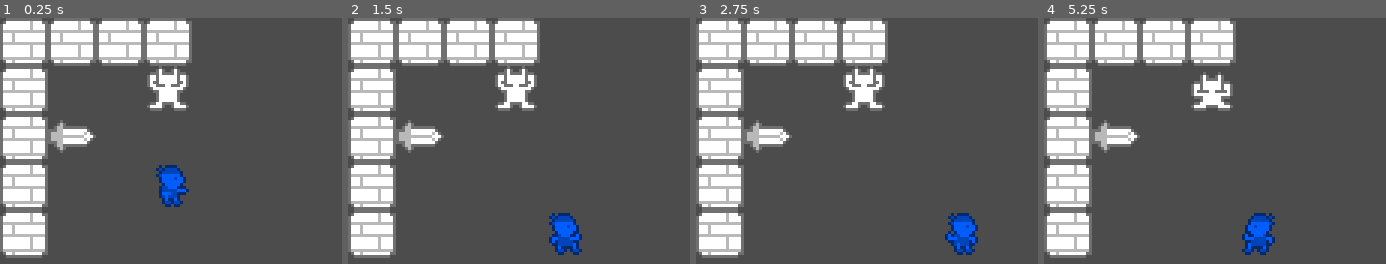
Above: before the commit, frames 1-4 (left to right).
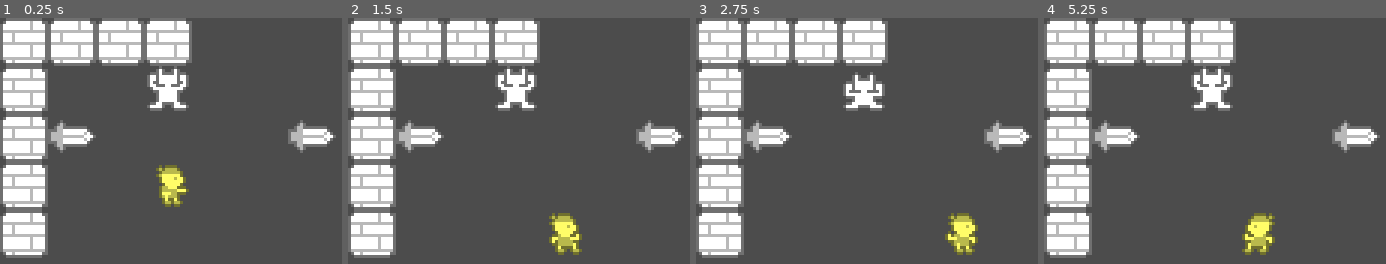
Above: after the commit, the same moments.

Repository: JUB-Yoush/yudum-1
Game: Godot game, scene res://src/Levels/Lvl0.tscn
Same seed, same stepped clock (60 frames per second), same inputs: the game is played once before the commit and once after it.
Inputs:
- Up to frame 1 (0.25 s): no input
- Up to frame 2 (1.5 s): tap Enter at 0.5 s; hold D (right) 0.53-1.28 s; hold F (grab) 0.53-1.28 s; tap Space at 1.25 s; hold S (down) from 1.28 s (still down); tap F (grab) at 1.35 s
- Up to frame 3 (2.75 s): tap Enter at 2 s; release S (down) at 2.03 s; hold D (right) from 2.03 s (still down); hold F (grab) from 2.03 s (still down)
- Up to frame 4 (5.25 s): tap Space at 2.75, 4.25 s; release D (right) at 2.78 s; release F (grab) at 2.78 s; hold W (up) 2.78-3.53 s; tap F (grab) at 2.85, 4.35 s; tap Enter at 3.5 s; hold F (grab) 3.53-4.28 s; hold A (left) 3.53-5.03 s; hold S (down) from 5.03 s (still down); hold F (grab) from 5.03 s (still down)

The runs differ from the first frame. In frame 1, 2.3% of the frame differs, in the area x 45-99%, y 41-77%; in frame 2, 2.4%; in frame 3, 3.2%; in frame 4, 3.2%, in the area x 42-99%, y 19-97%.

Commit message:
better tile checking system, work on enemy pathfinding then sword interactions

Diff:
--- a/src/Levels/Lvl0.tscn
+++ b/src/Levels/Lvl0.tscn
@@ -1,9 +1,10 @@
-[gd_scene load_steps=7 format=2]
+[gd_scene load_steps=8 format=2]
 
 [ext_resource path="res://assets/tilesheet.png" type="Texture" id=1]
 [ext_resource path="res://src/actors/player/Player.tscn" type="PackedScene" id=2]
 [ext_resource path="res://src/actors/weapon/Sword.tscn" type="PackedScene" id=3]
-[ext_resource path="res://src/actors/mobs/Enemy.tscn" type="PackedScene" id=4]
+[ext_resource path="res://src/actors/mobs/Mob.tscn" type="PackedScene" id=4]
+[ext_resource path="res://src/Levels/Main.gd" type="Script" id=5]
 
 [sub_resource type="ConvexPolygonShape2D" id=3]
 points = PoolVector2Array( 0, 0, 16, 0, 16, 16, 0, 16 )
@@ -32,6 +33,7 @@
 0/z_index = 0
 
 [node name="Main" type="Node2D"]
+script = ExtResource( 5 )
 
 [node name="Player" parent="." instance=ExtResource( 2 )]
 position = Vector2( 48, 48 )
@@ -49,3 +51,6 @@
 
 [node name="Enemy" parent="." instance=ExtResource( 4 )]
 position = Vector2( 48, 16 )
+
+[node name="Sword2" parent="." instance=ExtResource( 3 )]
+position = Vector2( 96, 32 )
--- /dev/null
+++ b/src/Levels/Main.gd
@@ -0,0 +1,22 @@
+extends Node2D
+
+onready var player = get_node("Player")
+func _ready() -> void:
+	player.connect("player_turn_ended",self,"on_player_turn_ended")
+
+
+# Called every frame. 'delta' is the elapsed time since the previous frame.
+#func _process(delta: float) -> void:
+#	pass
+
+func on_player_turn_ended():
+	print('turn end from main')
+	#loop thru every enemy
+	#have them run their action
+	#once all have run, run player.start_turn()
+
+	var mobs := get_tree().get_nodes_in_group("mobs")
+	for mob in mobs:
+		mob.act()
+	player.start_turn()
+	pass
--- a/src/actors/mobs/Enemy.gd
+++ b/src/actors/mobs/Mob.gd
@@ -19,31 +19,30 @@
 
 
 func _ready() -> void:
-	get_parent().get_node("Player").connect("player_moved",self,"on_player_moved")
+	pass
+#	get_parent().get_node("Player").connect("player_moved",self,"on_player_moved")
 
 
-func on_player_moved():
-	match _state:
-		States.WAITING:
-			recovery -= 1
-			if recovery == 0:
-				ap = max_ap
-				_state = States.ACTING
-
-		States.ACTING:
-			act()
-			ap -= 1
-			if ap == 0:
-				recovery = max_recovery
-				_state = States.WAITING
+#func on_player_moved():
+#	match _state:
+#		States.WAITING:
+#			recovery -= 1
+#			if recovery == 0:
+#				ap = max_ap
+#				_state = States.ACTING
+#
+#		States.ACTING:
+#			act()
+#			ap -= 1
+#			if ap == 0:
+#				recovery = max_recovery
+#				_state = States.WAITING
 
 
 
 func act():
 	animate()
 
-
-
 func animate():
 	frame = wrapi(frame + 1, 0, frames)
 	sprite.frame = frame
--- a/src/actors/mobs/Enemy.tscn
+++ b/src/actors/mobs/Mob.tscn
@@ -1,7 +1,7 @@
 [gd_scene load_steps=4 format=2]
 
 [ext_resource path="res://assets/tilesheet.png" type="Texture" id=1]
-[ext_resource path="res://src/actors/mobs/Enemy.gd" type="Script" id=2]
+[ext_resource path="res://src/actors/mobs/Mob.gd" type="Script" id=2]
 
 [sub_resource type="RectangleShape2D" id=1]
 extents = Vector2( 8, 8 )
--- a/src/actors/player/Player.gd
+++ b/src/actors/player/Player.gd
@@ -5,25 +5,37 @@
 onready var tween = $Tween
 
 var tile_size:int = 16
-var frame = 0
+
 var speed = 7
-var IDLE_anim = [0,1]
-var push_anim = [2,3]
-var current_anim:Array
+
+
+var item_dir:Vector2
+
+signal moved_item(dir,speed)
+signal player_turn_ended
+signal player_moved
+
+# GAME STATS ---------------------
+var max_hp:= 5
+var hp:= max_hp
+
+var max_ap:= 6
+var ap:= max_ap setget change_ap
+
 var currentItem:Area2D
-var sword_dir:Vector2
-signal moved_item(dir,speed)
-signal player_moved
 
 enum States{
 	IDLE,
 	PUSH,
-	WALKING,
-	DEAD
+	RECOVERING
 }
 var _state = States.IDLE
 
 # ANIMATIONS -----------------------------
+var frame = 0
+var IDLE_anim = [0,1]
+var push_anim = [2,3]
+var current_anim:Array
 
 var inputs:Dictionary= {"right": Vector2.RIGHT,
 				"left": Vector2.LEFT,
@@ -31,7 +43,19 @@
 				"down": Vector2.DOWN}
 
 var directions = [Vector2.RIGHT,Vector2.LEFT,Vector2.UP,Vector2.DOWN]
+
 var inputted_dir:Vector2
+
+
+func change_ap(ap_diff):
+	ap += ap_diff
+	print(ap)
+	if ap <= 0:
+		end_turn()
+	pass
+
+
+
 
 func _ready() -> void:
 	position = position.snapped(Vector2.ONE * tile_size)
@@ -48,49 +72,64 @@
 	if event.is_action_pressed("grab"):
 		match _state:
 			States.IDLE:
-				find_sword()
+				find_item()
 
 			States.PUSH:
 				drop_item()
 
 
 func move(dir) -> void:
-	emit_signal("moved_item",dir,speed)
-	emit_signal("player_moved")
-	move_tween(dir)
-	animate(dir)
+	match _state:
+		States.IDLE:
+			emit_signal("moved_item",dir,speed)
+			emit_signal("player_moved")
+			move_tween(dir)
+			animate(dir)
+			change_ap(-2)
+
+		States.PUSH:
+			emit_signal("moved_item",dir,speed)
+			emit_signal("player_moved")
+			move_tween(dir)
+			animate(dir)
+			change_ap(-3)
+
+
 
 func move_tween(dir) -> void:
 	tween.interpolate_property(self, "position",position, position + (dir * tile_size), 1.0/speed, Tween.TRANS_SINE, Tween.EASE_IN_OUT)
 	tween.start()
 
 func check(dir):
-	ray.cast_to = dir * tile_size
-	ray.force_raycast_update()
-	var tile = ray.get_collider()
+	match _state:
+		States.IDLE:
+			var tile = check_tile(dir)
+			if tile == null:
+				move(dir)
 
-	match _state:
-			States.IDLE:
-				if tile == null:
-					move(dir)
+		States.PUSH:
+			var tile = check_tile(dir)
+			var item_check_tile = currentItem.get_check_tile(dir)
 
-			States.PUSH:
-				if tile != null and tile.is_in_group("items"):
-					var old_tile = tile
-					old_tile.collision_layer = 4
-					ray.cast_to = dir * tile_size * 2
-					ray.force_raycast_update()
-					tile = ray.get_collider()
-					old_tile.collision_layer = 1
+			if item_check_tile != null:
+				#check and compare whatever the item ran into
+				pass
+
+			#if going in dir of item, use items check from same dir
+			if tile != null and tile.is_in_group("items"):
+				if item_check_tile == null:
+					tile = item_check_tile
 
 
-				if tile == null:
-					move(dir)
-					#currentItem.move(dir, speed)
-					emit_signal("moved_item",dir,speed)
+			if tile == null:
 
-				ray.position = Vector2(8,8)
-				ray.cast_to = dir * tile_size
+				emit_signal("moved_item",dir,speed)
+				move(dir)
+
+
+
+			ray.position = Vector2(8,8)
+			ray.cast_to = dir * tile_size
 
 
 func animate(dir) -> void:
@@ -104,28 +143,30 @@
 	sprite.frame = current_anim[frame]
 
 	if _state == States.IDLE:
-		if dir == Vector2(1,0):
+		if dir == Vector2.RIGHT:
 			sprite.flip_h = false
-		if dir == Vector2(-1,0):
+		if dir == Vector2.LEFT:
 			sprite.flip_h = true
 
-func find_sword():
-	for dir in directions:
-		ray.cast_to = dir * tile_size
-		ray.force_raycast_update()
-		var tile = ray.get_collider()
-		if tile != null:
-			print(tile.get_groups())
-			if tile.is_in_group("swords"):
-				found_item(tile,dir)
+func find_item():
+	#print(inputted_dir)
+	var tile = check_tile(inputted_dir)
+	if tile != null and tile.is_in_group("items"):
+		found_item(tile,inputted_dir)
 
 func found_item(tile,dir):
-	_state = States.PUSH
-	currentItem = tile
-	connect("moved_item",currentItem,"on_moved_item")
-	currentItem.connect("player_let_go",self,"drop_item")
-	sword_dir = dir
-	animate(dir)
+	if currentItem == null:
+
+		_state = States.PUSH
+		currentItem = tile
+		connect("moved_item",currentItem,"on_moved_item")
+		currentItem.connect("player_let_go",self,"drop_item")
+		item_dir = dir
+		if dir == Vector2.RIGHT:
+			sprite.flip_h = false
+		if dir == Vector2.LEFT:
+			sprite.flip_h = true
+		animate(dir)
 
 
 func drop_item():
@@ -134,3 +175,15 @@
 	currentItem.disconnect("player_let_go",self,"drop_item")
 	currentItem = null
 	animate(inputted_dir)
+
+func check_tile(dir):
+	ray.cast_to = dir * tile_size
+	ray.force_raycast_update()
+	var tile = ray.get_collider()
+	return tile
+
+func end_turn():
+	emit_signal("player_turn_ended")
+
+func start_turn():
+	change_ap(max_ap)
--- a/src/actors/player/Player.tscn
+++ b/src/actors/player/Player.tscn
@@ -14,7 +14,7 @@
 script = ExtResource( 1 )
 
 [node name="Sprite" type="Sprite" parent="."]
-modulate = Color( 0, 0.368627, 1, 1 )
+modulate = Color( 1, 0.996078, 0.411765, 1 )
 texture = ExtResource( 2 )
 centered = false
 hframes = 4
--- a/src/actors/weapon/Sword.gd
+++ b/src/actors/weapon/Sword.gd
@@ -6,6 +6,7 @@
 onready var ray = $RayCast2D
 var tile_size = 16
 signal player_let_go
+
 func on_moved_item(dir,speed):
 	ray.cast_to = dir * tile_size
 	ray.force_raycast_update()
@@ -19,3 +20,10 @@
 func move(dir,speed):
 	tween.interpolate_property(self, "position",position, position + (dir * tile_size), 1.0/speed, Tween.TRANS_SINE, Tween.EASE_IN_OUT)
 	tween.start()
+
+
+func get_check_tile(dir):
+	ray.cast_to = dir * tile_size
+	ray.force_raycast_update()
+	var tile = ray.get_collider()
+	return tile
Binary file removed: assets/tilesheet-alt.png
Not shown, removed: assets/tilesheet-alt.png.import
Not shown, changed: todo.txt
